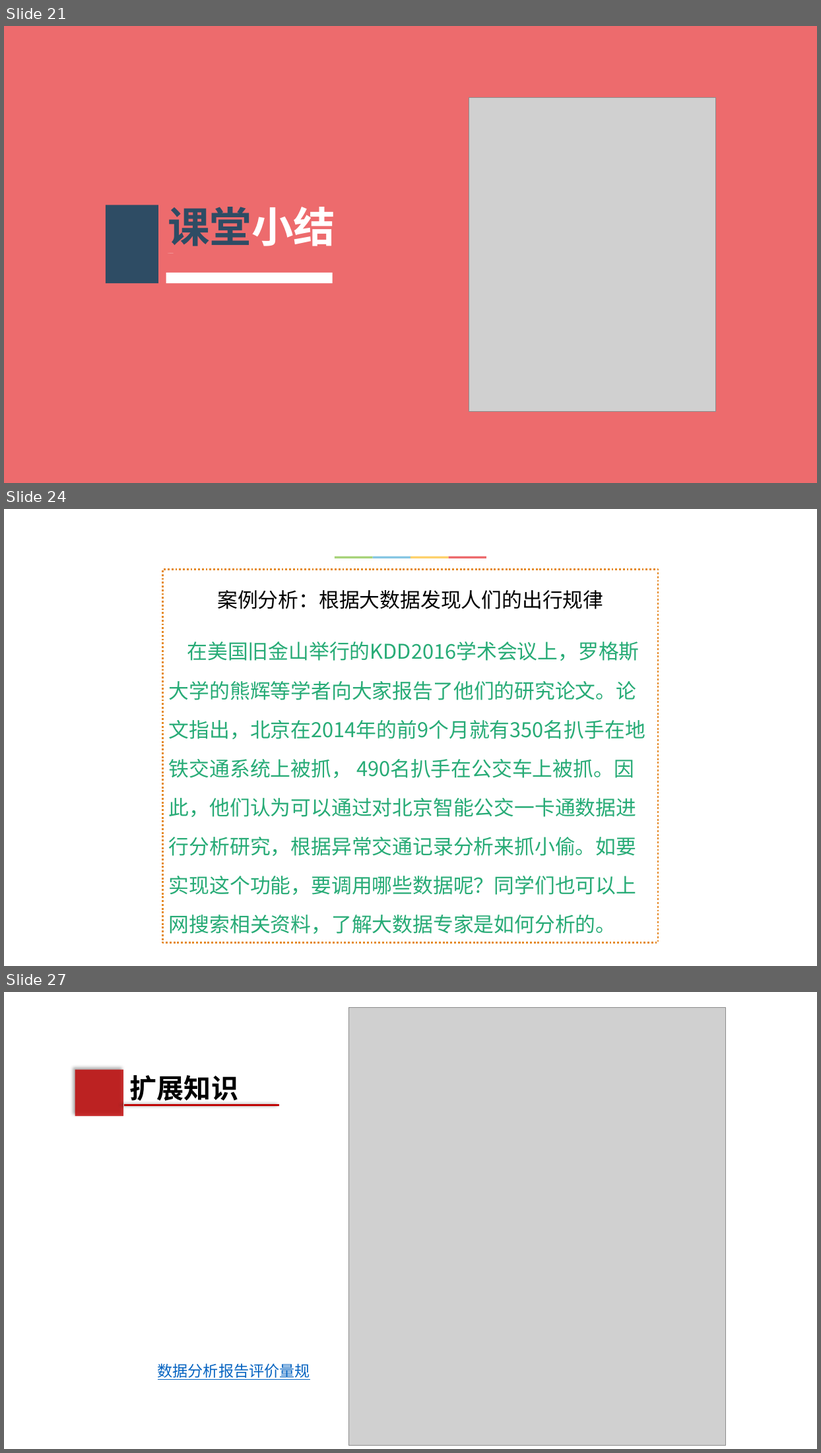
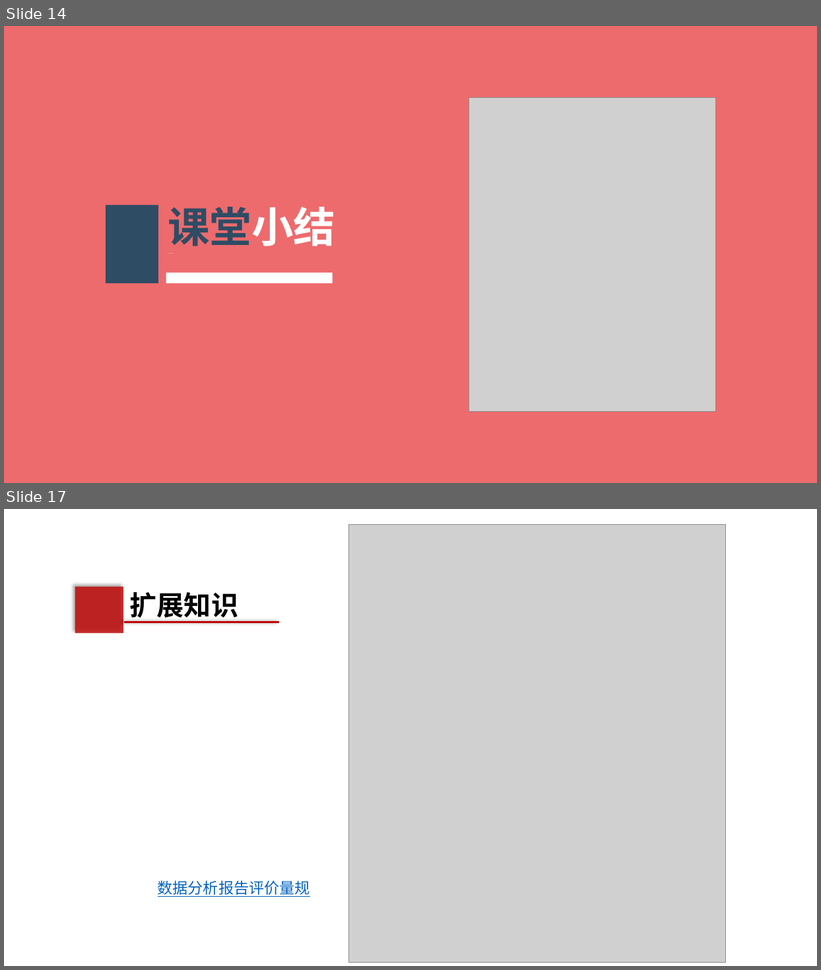
Before and after one commit to hongm32/2020design, a slide deck: 【第21课】走近数据分析①/【第21课】走近数据分析.pptx. Shown one above the other, each under a label of ours: slides 21, 24 and 27 before the commit, slides 14 and 17 after it; the slides between them are not shown. The pictures are 821x1453 and 821x970 pixels, drawn with LibreOffice and Linux fonts; fonts in the diff are those of the drawing; grey boxes stand for pictures. Boxes give left, top, right and bottom in pixels: in the first picture for what was removed or moved away, otherwise in the second. Text is boxed around its words. In the diff, an @@ line names an element or a change of style, - is before the commit and + after.

Commit message:
调整课程设计，修改《【第22课】走近数据分析》课件

```diff
--- a/【第21课】走近数据分析①/【第21课】走近数据分析.pptx
+++ b/【第21课】走近数据分析①/【第21课】走近数据分析.pptx
@@ slide 24 removed at <box>4,509,817,966</box>, background #FFFFFF @@
@@ group removed at <box>335,556,486,559</box>: 4 rectangles @@
@@ rectangle removed at <box>163,569,659,943</box> @@
-案例分析：根据大数据发现人们的出行规律
-在美国旧金山举行的KDD2016学术会议上，罗格斯大学的熊辉等学者向大家报告了他们的研究论文。论文指出，北京在2014年的前9个月就有350名扒手在地铁交通系统上被抓， 490名扒手在公交车上被抓。因此，他们认为可以通过对北京智能公交一卡通数据进行分析研究，根据异常交通记录分析来抓小偷。如要实现这个功能，要调用哪些数据呢？同学们也可以上网搜索相关资料，了解大数据专家是如何分析的。
@@ what was slide 21 is now slide 14 @@
@@ what was slide 27 is now slide 17 @@
```
Also in this commit, not shown: 1 slide changed, 10 other slides removed, 28 other files.
